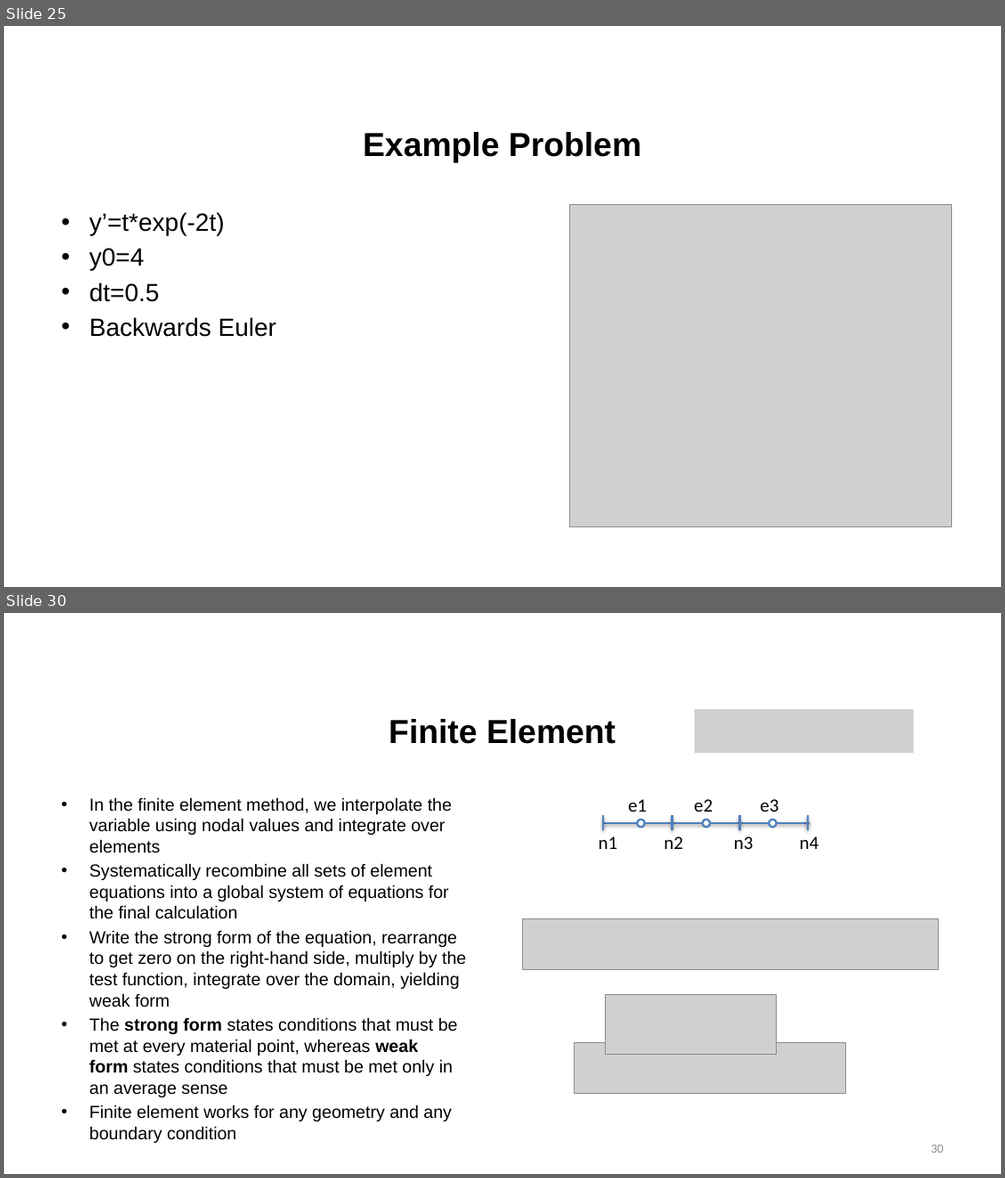
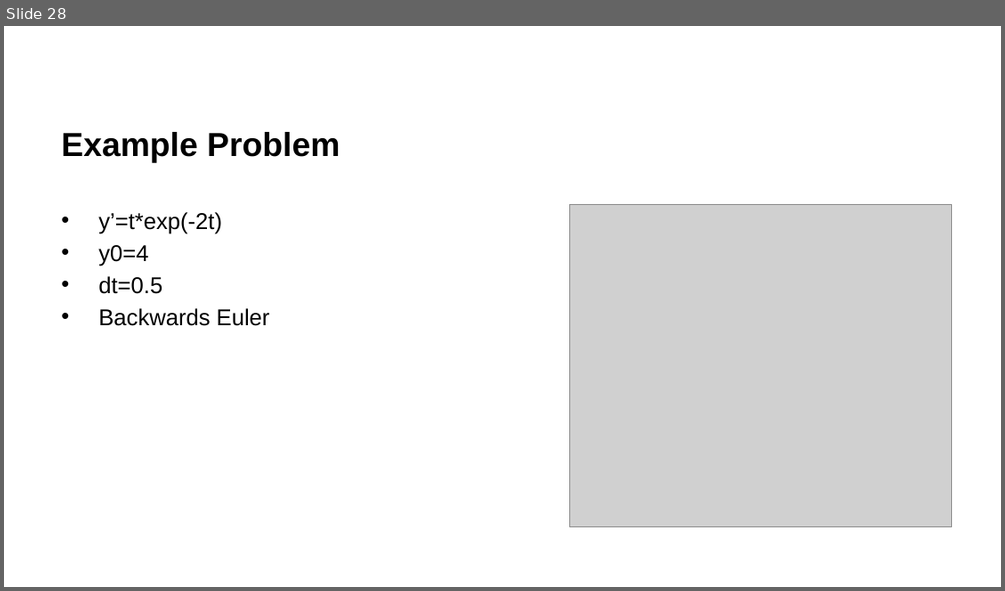
Before and after one commit to benbeeler/TEACHING, a slide deck: Nuclear_Fuel_Performance/NE533_Spring2026/Module1/Lec4_thermal_limits_kth_numerics.pptx. Shown one above the other, each under a label of ours: slides 25 and 30 before the commit, slide 28 after it; the slides between them are not shown. The pictures are 1005x1178 and 1005x591 pixels, drawn with LibreOffice and Linux fonts; fonts in the diff are those of the drawing; grey boxes stand for pictures; background and template pictures are left out. Boxes give left, top, right and bottom in pixels: in the first picture for what was removed or moved away, otherwise in the second. Text is boxed around its words. In the diff, an @@ line names an element or a change of style, - is before the commit and + after.

```diff
--- a/Nuclear_Fuel_Performance/NE533_Spring2026/Module1/Lec4_thermal_limits_kth_numerics.pptx
+++ b/Nuclear_Fuel_Performance/NE533_Spring2026/Module1/Lec4_thermal_limits_kth_numerics.pptx
@@ slide 30 removed at (4, 613, 1001, 1174), background #FFFFFF @@
@@ title removed at (388, 719, 615, 744) @@
-Finite Element
@@ picture removed at (695, 709, 914, 753) @@
@@ text removed at (89, 797, 466, 1121) @@
-• In the finite element method, we interpolate the variable using nodal values and integrate over elements
-• Systematically recombine all sets of element equations into a global system of equations for the final calculation
-• Write the strong form of the equation, rearrange to get zero on the right-hand side, multiply by the test function, integrate over the domain, yielding weak form
-• The strong form states conditions that must be met at every material point, whereas weak form states conditions that must be met only in an average sense
-• Finite element works for any geometry and any boundary condition
@@ group removed at (599, 799, 819, 849): 5 lines, 4 texts, 3 ellipses @@
-e1
-e2
-e3
-n1 n2 n3 n4
@@ picture removed at (522, 919, 938, 970) @@
@@ picture removed at (606, 995, 777, 1055) @@
@@ picture removed at (574, 1043, 845, 1094) @@
@@ page number removed at (930, 1144, 943, 1152) @@
-30
@@ what was slide 25 is now slide 28 @@
@@ slide 28 changed as well @@
@@ title "Example Problem" at (61, 132, 340, 163): alignment centre to left @@
@@ text "y’=t*exp(-2t)" at (98, 212, 270, 326): size 24 to 22 pt; indent changed @@
```
Also in this commit, not shown: 23 other slides changed, 4 slides added, 12 other slides removed, 4 other files.
